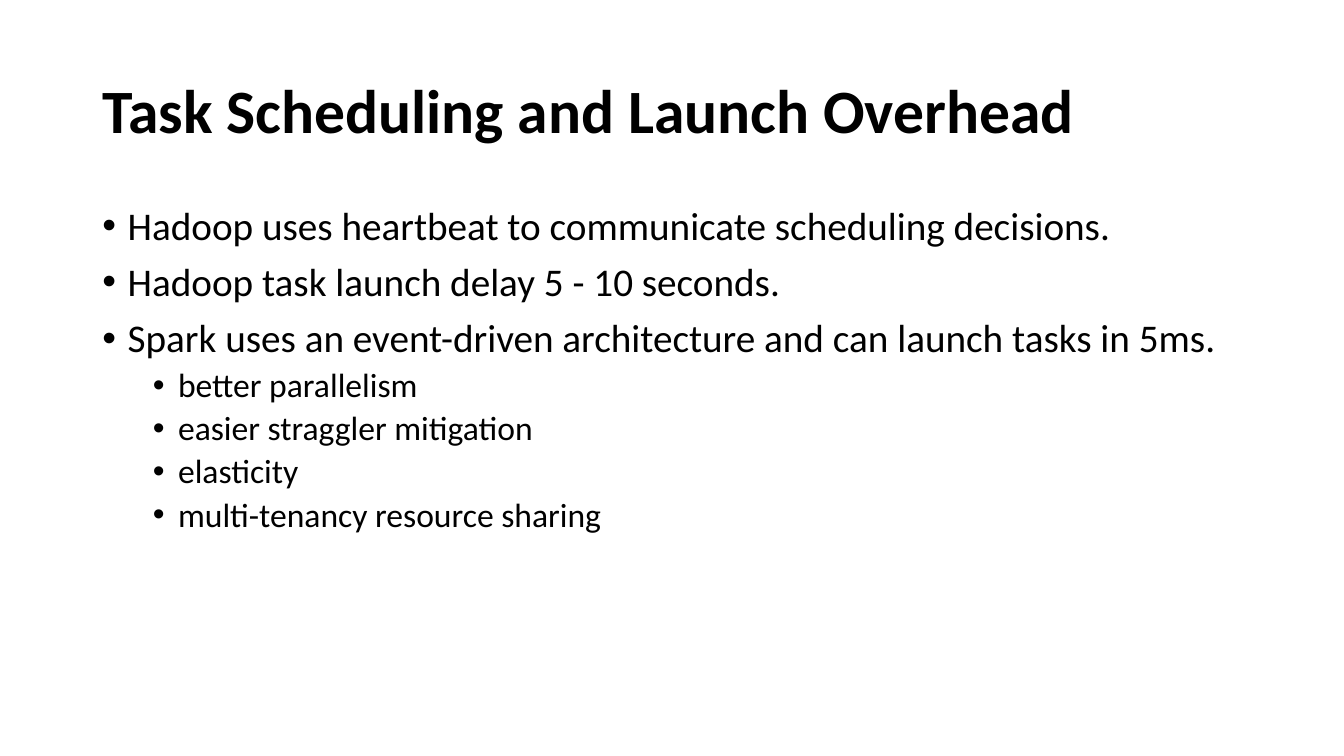
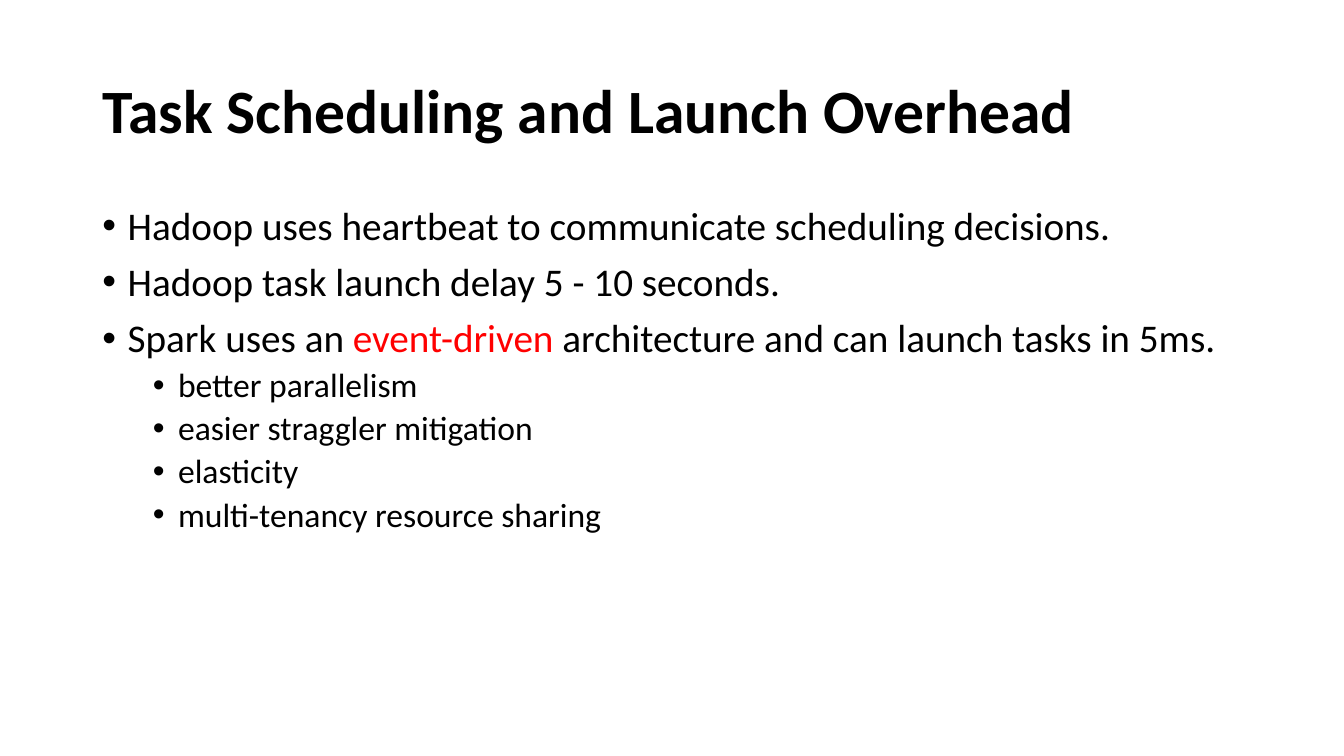
Before and after one commit to wuxingdexian/seminar, a slide deck: slide 10 of seminar.pptx. Drawn at 1344x756 pixels with LibreOffice and Linux fonts; fonts in the diff are those of the drawing. Boxes give left, top, right and bottom in pixels: in the first picture for what was removed or moved away, otherwise in the second. Text is boxed around its words. In the diff, an @@ line names an element or a change of style, - is before the commit and + after.

```diff
--- a/seminar.pptx
+++ b/seminar.pptx
@@ text at [128, 324, 1215, 359]: text colour #000000 to #FF0000 in "event-driven" @@
```
Also in this commit, not shown: 1 other file.
